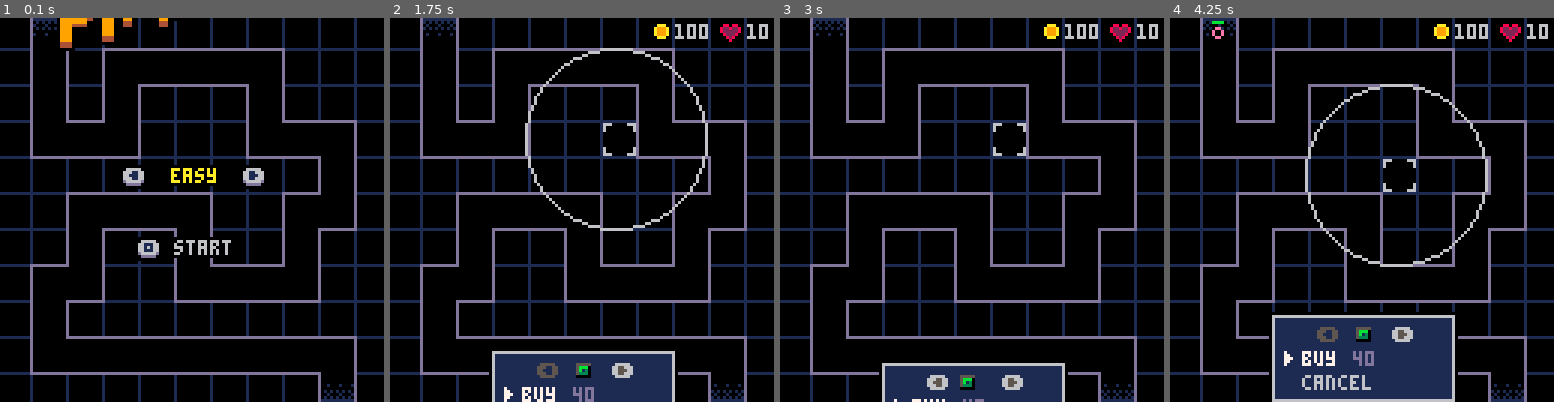
Above: before the commit, frames 1-4 (left to right).
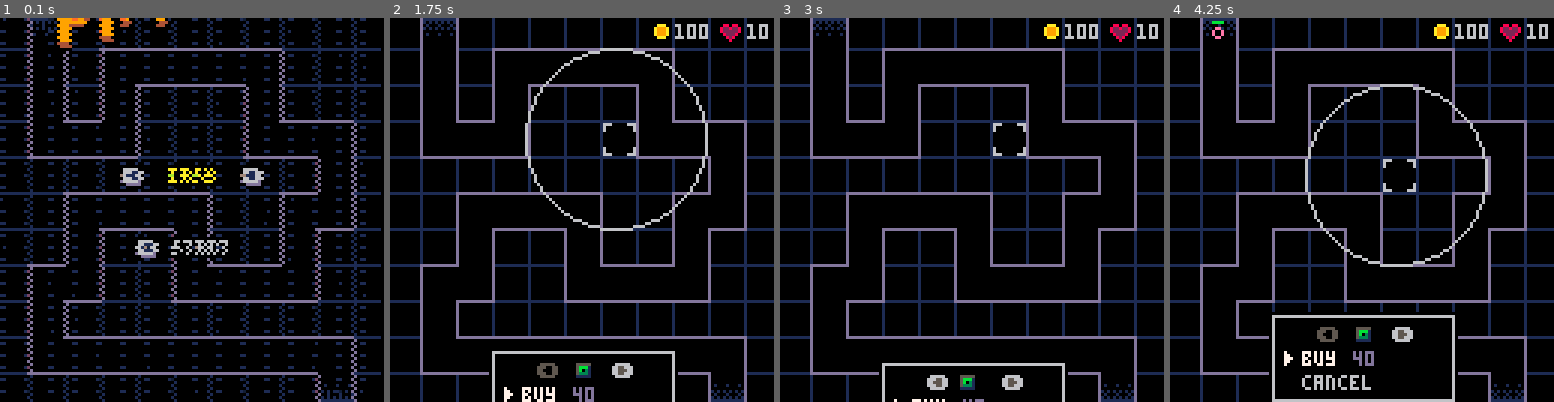
Above: after the commit, the same moments.

Repository: beardedsakimonkey/pixel_td.p8
Game: PICO-8 cartridge pixel_td.p8
The game is run twice, just before and just after one commit, with the same random seed, the same clock (stepped at 60 frames per second) and the same inputs.
Inputs:
- Up to frame 1 (0.1 s): no input
- Up to frame 2 (1.75 s): tap X (X key) at 0.33, 1.07 s; tap O (Z key) at 0.7, 1.7 s; hold Right from 1.6 s (still down)
- Up to frame 3 (3 s): tap X (X key) at 1.85, 2.97 s; release Right at 2.1 s; tap O (Z key) at 2.1, 2.5, 2.9 s; hold Up 2.15-2.42 s; hold Right from 2.47 s (still down)
- Up to frame 4 (4.25 s): release Right at 3.03 s; hold Left 3.08-3.58 s; tap O (Z key) at 3.3, 3.7, 4.1 s; hold Down 3.63-3.97 s; hold Right from 4.02 s (still down); tap X (X key) at 4.08 s

The runs differ from the first frame. In frame 1, 11% of the frame differs, in the area x 0-100%, y 0-100%; in frame 2, 4.9%; in frame 3, 3.8%; in frame 4, 8.6%.

Commit message:
change yellow tower to blue

Diff:
--- a/bullet.lua
+++ b/bullet.lua
@@ -187,15 +187,12 @@
         local color
         if blt.age >= 20 and blt.age <= 42 then
             if     blt.age <= 23 then color = C.dark_blue
-            elseif blt.age <= 26 then color = C.brown
-            elseif blt.age <= 28 then color = C.orange
-            elseif blt.age <= 30 then color = C.yellow
-            elseif blt.age <= 36 then color = C.peach
-            elseif blt.age <= 37 then color = C.white
-            elseif blt.age <= 39 then color = C.peach
-            elseif blt.age <= 40 then color = C.yellow
-            elseif blt.age <= 41 then color = C.orange
-            else                      color = C.brown end
+            elseif blt.age <= 26 then color = C.peach
+            elseif blt.age <= 28 then color = C.blue
+            elseif blt.age <= 31 then color = C.white
+            elseif blt.age <= 36 then color = C.blue
+            elseif blt.age <= 38 then color = C.peach
+            else                      color = C.dark_blue end
             line(twr.x, twr.y, blt.enemy.x, blt.enemy.y, color)
             -- don't cover up center pixel
             pset(twr.x, twr.y, C.black)
--- a/core.lua
+++ b/core.lua
@@ -212,6 +212,7 @@
 --------------------------------------------------------------------------------
 function _draw()
     cls(C.black)
+    pal(C.peach, 140, 1)
     -- Draw grid lines
     for y = 10, 127, 12 do line(0, y, 127, y, C.dark_blue) end
     for x = 10, 127, 12 do line(x, 0, x, 127, C.dark_blue) end
--- a/enemy.lua
+++ b/enemy.lua
@@ -260,7 +260,8 @@
             if flash then pal(C.light_gray, C.white) end
             spr(112, left, top)
         elseif enmy.type == 'SQUARE' then
-            if flash then pal(C.pink, C.peach) end
+            -- if flash then pal(C.pink, C.peach) end
+            if flash then pal(C.pink, C.white) end
             spr(113, left, top)
         elseif enmy.type == 'DIAMOND' then
             if flash then pal(C.red, C.pink) end
--- a/menu.lua
+++ b/menu.lua
@@ -26,7 +26,7 @@
         local x1, y1, x2, y2 = m.x, m.y, m.x+m.w-1, m.y+m.h-1
         rect(x1-2, y1-2, x2+2, y2+2, C.black)
         rect(x1-1, y1-1, x2+1, y2+1, C.light_gray)
-        rectfill(x1, y1, x2, y2, C.dark_blue)
+        rectfill(x1, y1, x2, y2, C.black)
     end
 
     for i, item in ipairs(m.items) do
@@ -139,9 +139,9 @@
         end
         clip(m.x+21, m.y+2, 17, 7)
         for i=1,MAX_TWR do
-            if m.sel_twr <= MAX_TWR then pal(C.dark_blue, C.black) end
+            -- if m.sel_twr <= MAX_TWR then pal(C.dark_blue, C.black) end
             spr(i, m.x+26+((i-1)*CAROUSEL_GAP)+m.carousel_x, m.y+2)
-            pal(0)
+            -- pal(0)
         end
         clip()
         print(tower_cfg[m.sel_twr].buy, m.x+26, m.y+11+8*0, C.indigo)
@@ -170,9 +170,11 @@
             print(m.twr.upg, m.x+44, m.y+12+8*0, C.indigo)
         end
         print(m.twr.sell, m.x+44, m.y+12+8*1, C.indigo)
-        if m.twr.type <= MAX_TWR then pal(C.dark_blue, C.black) end
-        spr(m.twr.type, m.x+26, m.y+2)
-        pal(0)
+        -- if m.twr.type <= MAX_TWR then pal(C.dark_blue, C.black) end
+        local x = m.x+26
+        local y = m.y+2
+        spr(m.twr.type, x, y)
+        -- pal(0)
     end
 
     upg_menu.open = function(m)
--- a/pixel_td.p8
+++ b/pixel_td.p8
@@ -37,13 +37,13 @@
 #include core.lua
 end
 __gfx__
-00000000000000000000000000000000000000000000000000000000555555505555555055555550bbbbbbb0eeeeeee0fffffff0000000000000000000000000
-000000000555550005555500055555000bbbbb000eeeee000fffff005bbbbb105eeeee105fffff10b5555530e5555580f4444490000000000000000000000000
-0000000005bbb10005eee10005fff1000b5553000e5558000f4449005b5553105e5558105f444910b5bbb130e5eee280f4fff290000000000000000000000000
-0000000005b0310005e0810005f091000b5013000e5028000f4029005b5013105e5028105f402910b5b03130e5e08280f4f09290000000000000000000000000
-000000000533310005888100059991000b1113000e2228000f2229005b1113105e2228105f222910b5333130e5888280f4999290000000000000000000000000
-00000000011111000111110001111100033333000888880009999900533333105888881059999910b1111130e2222280f2222290000000000000000000000000
-00000000000000000000000000000000000000000000000000000000111111101111111011111110333333308888888099999990000000000000000000000000
+00000000000000000000000000000000000000000000000000000000555555505555555055555550bbbbbbb0eeeeeee0ccccccc0000000000000000000000000
+000000000555550005555500055555000bbbbb000eeeee000ccccc005bbbbb105eeeee105ccccc10b5555530e5555580c55555f0000000000000000000000000
+0000000005bbb10005eee10005ccc1000b5553000e5558000c555f005b5553105e5558105c555f10b5bbb130e5eee280c5ccc1f0000000000000000000000000
+0000000005b0310005e0810005c0f1000b5013000e5028000c501f005b5013105e5028105c501f10b5b03130e5e08280c5c0f1f0000000000000000000000000
+00000000053331000588810005fff1000b1113000e2228000c111f005b1113105e2228105c111f10b5333130e5888280c5fff1f0000000000000000000000000
+0000000001111100011111000111110003333300088888000fffff0053333310588888105fffff10b1111130e2222280c11111f0000000000000000000000000
+000000000000000000000000000000000000000000000000000000001111111011111110111111103333333088888880fffffff0000000000000000000000000
 00000000000000000000000000000000000000000000000000000000000000000000000000000000000000000000000000000000000000000000000000000000
 000000000aaa0000088088007000000000bbb0000000000000000000000000000000000000000000111111111111111011010000000000000000000000000000
 00000000a999a00082282280770000000bbdb0000bbbbbbb000bbb00000000000000000000000000101010101010101010100100000000000000000000000000
